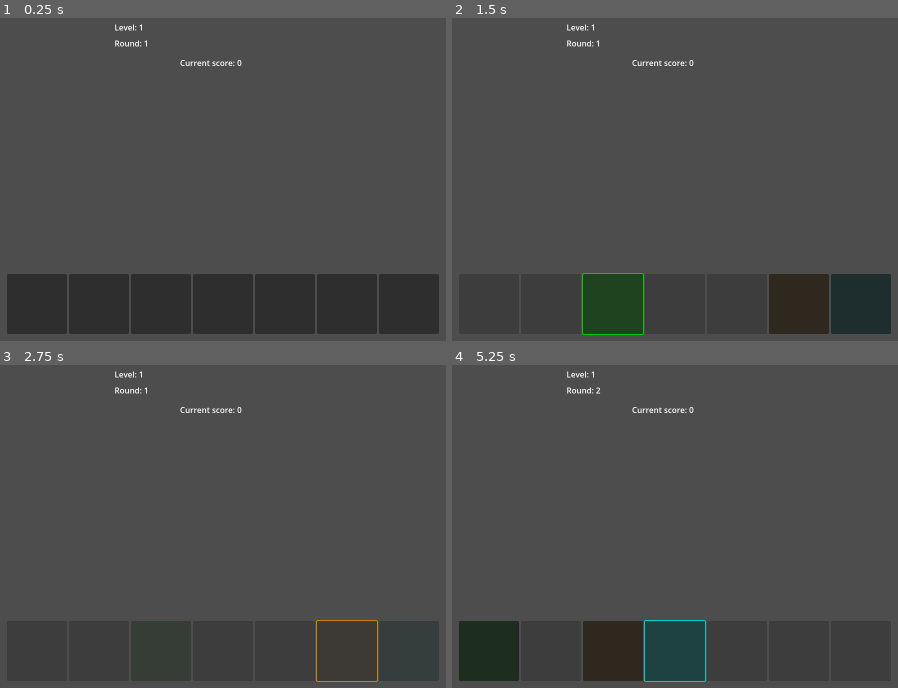
Above: before the commit, frames 1-4 (two rows, left to right).
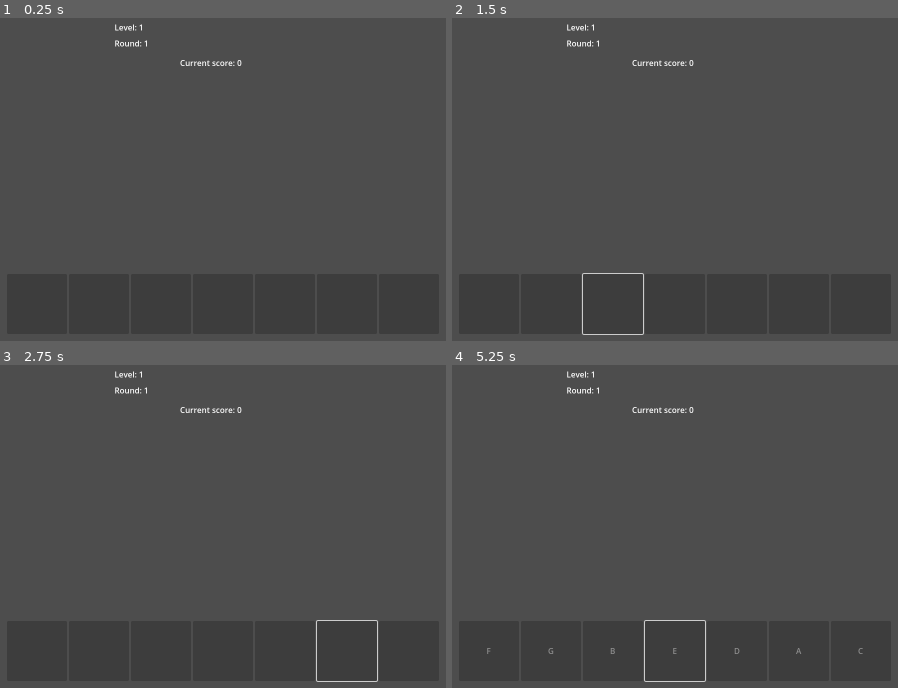
Above: after the commit, the same moments.

Repository: nenomancer/chromatone
Game: Godot game, scene res://levels_ui/levels_ui.tscn
Two runs of this game, one before a commit and one after it. Both use one fixed random seed, a clock stepped at 60 frames per second and the inputs below. The project has no main scene, so this scene is started directly.
Inputs (mouse positions are in pixels of both pictures, inside the frame that each line leads up to):
- Up to frame 1 (0.25 s): no input
- Up to frame 2 (1.5 s): click (487, 305) at 0.52 s; click (612, 305) at 1.27 s
- Up to frame 3 (2.75 s): click (347, 652) at 2.02 s
- Up to frame 4 (5.25 s): tap Enter at 2.75 s; tap Space at 3.5 s; click (550, 652) at 4.27 s; click (675, 652) at 5.02 s

The runs differ from the first frame. In frame 2, 7.7% of the frame differs, in the area x 29-99%, y 78-99%; in frame 3, 0.2%; in frame 4, 7.7%, in the area x 1-93%, y 6-99%.
Error before the commit: Invalid access to property or key '<null>' on a base object of type 'Dictionary'. (res://game_manager.gd:39)

Commit message:
refactors and fixes (warmup, game manager)
improve warmup level, typecast game manager functions, refactor assign_color_to_buttons function to take in arrays, typecast shie, other stuff too, importantly: game is working

Diff:
--- a/buttons_ui/buttons_ui.gd
+++ b/buttons_ui/buttons_ui.gd
@@ -3,17 +3,8 @@
 signal note_selected(color)
 
 var number_of_colors: int = 3
-# Color-note mapping
-var color_note_pairs = GameManager.get_color_note_pairs()
-var note_sound_map = {
-	"C": preload("res://sounds/grand_piano_c.wav"),
-	"D": preload("res://sounds/grand_piano_d.wav"),
-	"E": preload("res://sounds/grand_piano_e.wav"),
-	"F": preload("res://sounds/grand_piano_f.wav"),
-	"G": preload("res://sounds/grand_piano_g.wav"),
-	"A": preload("res://sounds/grand_piano_a.wav"),
-	"B": preload("res://sounds/grand_piano_b.wav")
-}
+
+var color_note_pairs = GameManager.color_note_pairs
 @onready var buttons = $GridContainer.get_children()
 
 func _ready():
@@ -25,9 +16,12 @@
 	for button: Button in buttons:
 		button.disabled = true
 
+func enable_buttons():
+	for button: Button in buttons:
+		button.disabled = false
+
 func on_button_pressed(button):
 	emit_signal("note_selected", button.get_meta("note"))
-	#disable_buttons()
 
 func assign_color_to_buttons(condition: Callable):
 	var note_list = color_note_pairs.keys() # Get notes
@@ -37,9 +31,23 @@
 		var button = buttons[i]
 		var note = note_list[i]
 		var color = color_note_pairs[note]["color"]
-		#button.text = note # For debugging
-		if condition.call(note, i):
+		button.text = note # For debugging
+		if condition.call(note):
 			button.modulate = color
 			button.set_meta("note", note)
 		else:
 			button.disabled = true
+
+func clear_color_from_buttons():
+	for button in buttons:
+		button.modulate = Color.WHITE
+
+func enable_some_buttons():
+	var note_list = color_note_pairs.keys() # Get notes
+
+	for button in buttons:
+		var note = button.get_meta("note")
+		if note not in GameManager.discovered_notes:
+			button.disabled = false
+		else:
+			button.disabled = true
--- a/game_manager.gd
+++ b/game_manager.gd
@@ -1,16 +1,16 @@
 extends Node
 
-var available_notes = ["C", "D", "E", "F", "G", "A", "B"]
-var available_colors = [Color.RED, Color.GREEN, Color.BLUE, Color.YELLOW, Color.PURPLE, Color.ORANGE, Color.CYAN]
+var available_notes: Array = ["C", "D", "E", "F", "G", "A", "B"]
+var available_colors: Array = [Color.RED, Color.GREEN, Color.BLUE, Color.YELLOW, Color.PURPLE, Color.ORANGE, Color.CYAN]
 
-var discovered_notes = ["A", "B", "C"]
+var discovered_notes: Array = []
 var current_round: int = 1
 var current_level: int = 1
 var current_score: int = 0
 
-var color_note_pairs = {}
+var color_note_pairs: Dictionary = {}
 var current_note: String
-var _note_sound_map = {
+var _note_sound_map: Dictionary = {
 	"C": preload("res://sounds/grand_piano_c.wav"),
 	"D": preload("res://sounds/grand_piano_d.wav"),
 	"E": preload("res://sounds/grand_piano_e.wav"),
@@ -20,23 +20,25 @@
 	"B": preload("res://sounds/grand_piano_b.wav")
 }
 
-var _note_audio_player = AudioStreamPlayer.new()
+var _note_audio_player: AudioStreamPlayer = AudioStreamPlayer.new()
 
-const LEVELS_UI = "res://levels_ui/levels_ui.tscn"
-const WARMUP_UI = "res://warmup_ui/warmup_ui.tscn"
-const MAIN = "res://main/main.tscn"
+const LEVELS_UI: String = "res://levels_ui/levels_ui.tscn"
+const WARMUP_UI: String = "res://warmup_ui/warmup_ui.tscn"
+const MAIN: String = "res://main/main.tscn"
 
 func _ready() -> void:
 	generate_audio_player()
 	randomize_pairs()
 
-func generate_audio_player():
+func generate_audio_player() -> void:
 	await get_tree().process_frame
 	get_tree().root.add_child(_note_audio_player)
 
-func play_note(note):
+func play_note(note) -> void:
 	if _note_audio_player:
 		_note_audio_player.stream = _note_sound_map[note]
+		_note_audio_player.volume_db = -7.0
+		#_note_audio_player.pitch_scale = 7
 		_note_audio_player.play()
 
 
@@ -73,7 +75,7 @@
 func get_color_note_pairs() -> Dictionary:
 	return color_note_pairs
 
-func randomize_pairs():
+func randomize_pairs() -> void:
 	color_note_pairs.clear()
 
 	var shuffled_notes = available_notes.duplicate()
@@ -91,7 +93,7 @@
 			"sound": _note_sound_map[note]
 		}
 
-func get_melody():
+func get_melody() -> Array:
 	var melody: Array
 	var previous_note: String = ""
 	for i in range(discovered_notes.size()):
--- a/levels_ui/levels_ui.gd
+++ b/levels_ui/levels_ui.gd
@@ -2,88 +2,83 @@
 
 @export var level_number: int
 
-var _current_round = GameManager.get_round()
-var _current_level = GameManager.get_level()
-#var _correct_note: String
+var _max_round: int = 5
+var _max_level: int = 5
+var _current_round: int = GameManager.get_round()
+var _current_level: int = GameManager.get_level()
 var _correct_melody: Array
 var _player_melody: Array
-var i: int
+var guess_index: int
+
+var buttons_ui: Control
+var temp_score: int = 0
+var _melody_stepsize: int = 1
+
+func _ready():
+	load_buttons()
+	start_round()
 
 
-var guesses: int = 0
-var buttons_ui
-var temp_score: int = 0
-var _melody_stepsize = 1
-
-func _ready():
-
-
-
-	$ScoreLabel.text = "Current score: " + var_to_str(GameManager.get_score())
-	$LevelLabel.text = "Level: " + var_to_str(_current_level)
-	$RoundLabel.text = "Round: " + var_to_str(_current_round)
-
-	if (_current_round == 3):
-		#var available = GameManager.available_notes
-		#var discovered = GameManager.discovered_notes
-		#available.filter(func(element): return not discovered.has(element))
-		var random_note = GameManager.get_random_note(GameManager.get_undiscovered_notes())
-		GameManager.add_discovered_note(random_note)
-	i = 0 # ???
-
-	get_melody()
-	load_buttons()
-
-
-
-	await get_tree().create_timer(1).timeout
-	play_melody()
-
-	buttons_ui.assign_color_to_buttons(func(note, _i): return note in GameManager.get_discovered_notes())
-
-func on_level_guess(note):
+func on_level_guess(note) -> void:
 	GameManager.play_note(note)
 	_player_melody.append(note)
 
-	print(note)
-
-	if note == _correct_melody[i]:
-		print("CORRECT!")
+	if note == _correct_melody[guess_index]:
 		temp_score += 10
 	else:
 		temp_score -= 5
-	i += 1
-	print("TEMPSCORE: ")
-	print(temp_score)
-	if (i < _correct_melody.size()):
+	guess_index += 1
+
+	if (guess_index < _correct_melody.size()):
 		return
 
-	buttons_ui.disable_buttons()
-	GameManager.set_score(temp_score)
-	$ScoreLabel.text = "Current score: " + var_to_str(GameManager.get_score())
+	end_round()
 
-	await get_tree().create_timer(2).timeout
-	# Maybe create a function for next round instead of loading this scene again
-	if (_current_round < 5):
-		GameManager.set_round(_current_round + 1)
+	if (GameManager.current_round < 5):
+		GameManager.set_round(GameManager.current_round + 1)
+		start_round()
 	else:
 		GameManager.set_round(1)
-		GameManager.set_level(_current_level + 1)
+		GameManager.set_level(GameManager.current_level + 1)
+		# This should eventually be changed to open the Dialogue Scene
+		get_tree().change_scene_to_file(GameManager.LEVELS_UI)
 
-	get_tree().change_scene_to_file(GameManager.LEVELS_UI)
+func get_melody() -> void:
+	_correct_melody = GameManager.get_melody()
 
-
-func get_melody():
-	_correct_melody = GameManager.get_melody()
-	print("Correct melody... ")
-	print(_correct_melody)
-
-func play_melody():
+func play_melody() -> void:
 	for index in range(_correct_melody.size()):
 		GameManager.play_note(_correct_melody[index])
 		await get_tree().create_timer(_melody_stepsize).timeout
 
-func load_buttons():
+func load_buttons() -> void:
 	buttons_ui = load("res://buttons_ui/buttons_ui.tscn").instantiate()
 	$UI.add_child(buttons_ui)
 	buttons_ui.note_selected.connect(on_level_guess)
+	buttons_ui.disable_buttons()
+
+func start_round() -> void:
+	$ScoreLabel.text = "Current score: " + var_to_str(GameManager.current_score)
+	$LevelLabel.text = "Level: " + var_to_str(GameManager.current_level)
+	$RoundLabel.text = "Round: " + var_to_str(GameManager.current_round)
+
+	if (GameManager.current_round == 3):
+		var random_note = GameManager.get_random_note(GameManager.get_undiscovered_notes())
+		GameManager.add_discovered_note(random_note)
+
+	guess_index = 0
+
+	get_melody()
+	await get_tree().create_timer(2).timeout
+	play_melody()
+
+	await get_tree().create_timer(2).timeout
+	buttons_ui.enable_buttons()
+	buttons_ui.assign_color_to_buttons(func(note): return note in GameManager.get_discovered_notes())
+
+func end_round() -> void:
+	buttons_ui.disable_buttons()
+	buttons_ui.clear_color_from_buttons()
+	GameManager.set_score(temp_score)
+	$ScoreLabel.text = "Current score: " + var_to_str(GameManager.get_score())
+	await get_tree().create_timer(2).timeout
--- a/main/main.gd
+++ b/main/main.gd
@@ -1,6 +1,4 @@
 extends Control
-
-
 
 func _on_button_pressed():
 	get_tree().change_scene_to_file(GameManager.WARMUP_UI)
--- a/warmup_ui/warmup_ui.gd
+++ b/warmup_ui/warmup_ui.gd
@@ -1,44 +1,51 @@
 extends Control
 
-@export var _current_round: int = GameManager.get_round()
 var _correct_note: String
-
+var buttons_ui: Node
+var _correct_guesses: int = 0
+var _score: int = 0
 
 func _ready():
-
-	var buttons_ui = load("res://buttons_ui/buttons_ui.tscn").instantiate()
+	buttons_ui = load("res://buttons_ui/buttons_ui.tscn").instantiate()
 	$UI.add_child(buttons_ui)
 
 	buttons_ui.note_selected.connect(on_warmup_guess)
-	buttons_ui.assign_color_to_buttons(func(note, i): return i < GameManager.available_notes.size())
+	start_round()
 
-	# Get remaining notes here perhaps?
-	_correct_note = GameManager.get_random_note(GameManager.get_undiscovered_notes()) # Generate correct note
-	await get_tree().create_timer(1).timeout
-	GameManager.play_note(_correct_note)
+func on_warmup_guess(note) -> void:
+	GameManager.play_note(note)
+	buttons_ui.disable_buttons()
 
-func on_warmup_guess(note):
-	print("warmup note is: ", note)
-	GameManager.play_note(note)
+	if (_correct_note == note || GameManager.current_round - GameManager.discovered_notes.size() >= 3):
+		GameManager.add_discovered_note(note)
+		_correct_guesses += 1
 
-	if (_correct_note == note || _current_round > 2):
-		if (note not in GameManager.discovered_notes):
-			GameManager.add_discovered_note(note)
-		# Points and whatnot
-	else:
-		print("Wrong")
-		# No points and whatnot
-
-	await get_tree().create_timer(2).timeout
-
-	if (_current_round < 5):
-		GameManager.set_round(_current_round + 1)
-		get_tree().change_scene_to_file(GameManager.WARMUP_UI)
-	else:
-		GameManager.set_level(1)
-		GameManager.set_round(1)
-		get_tree().change_scene_to_file(GameManager.LEVELS_UI)
-
+	end_round()
 
 func _on_button_2_pressed() -> void:
 	get_tree().change_scene_to_file(GameManager.LEVELS_UI)
+
+
+func start_level_1() -> void:
+	GameManager.set_level(1)
+	GameManager.set_round(1)
+	get_tree().change_scene_to_file(GameManager.LEVELS_UI)
+
+func start_round() -> void:
+	buttons_ui.assign_color_to_buttons(func(note): return note in GameManager.available_notes)
+	_correct_note = GameManager.get_random_note(GameManager.get_undiscovered_notes())
+	#await get_tree().create_timer(1).timeout # See what's the problem here
+	GameManager.play_note(_correct_note)
+	#await get_tree().create_timer(1).timeout
+	buttons_ui.enable_some_buttons()
+
+func end_round() -> void:
+	await get_tree().create_timer(2).timeout
+	if (GameManager.discovered_notes.size() == 3):
+		return start_level_1()
+
+	if (GameManager.current_round < 5):
+		GameManager.set_round(GameManager.current_round + 1)
+		start_round()
+	else:
+		start_level_1()
